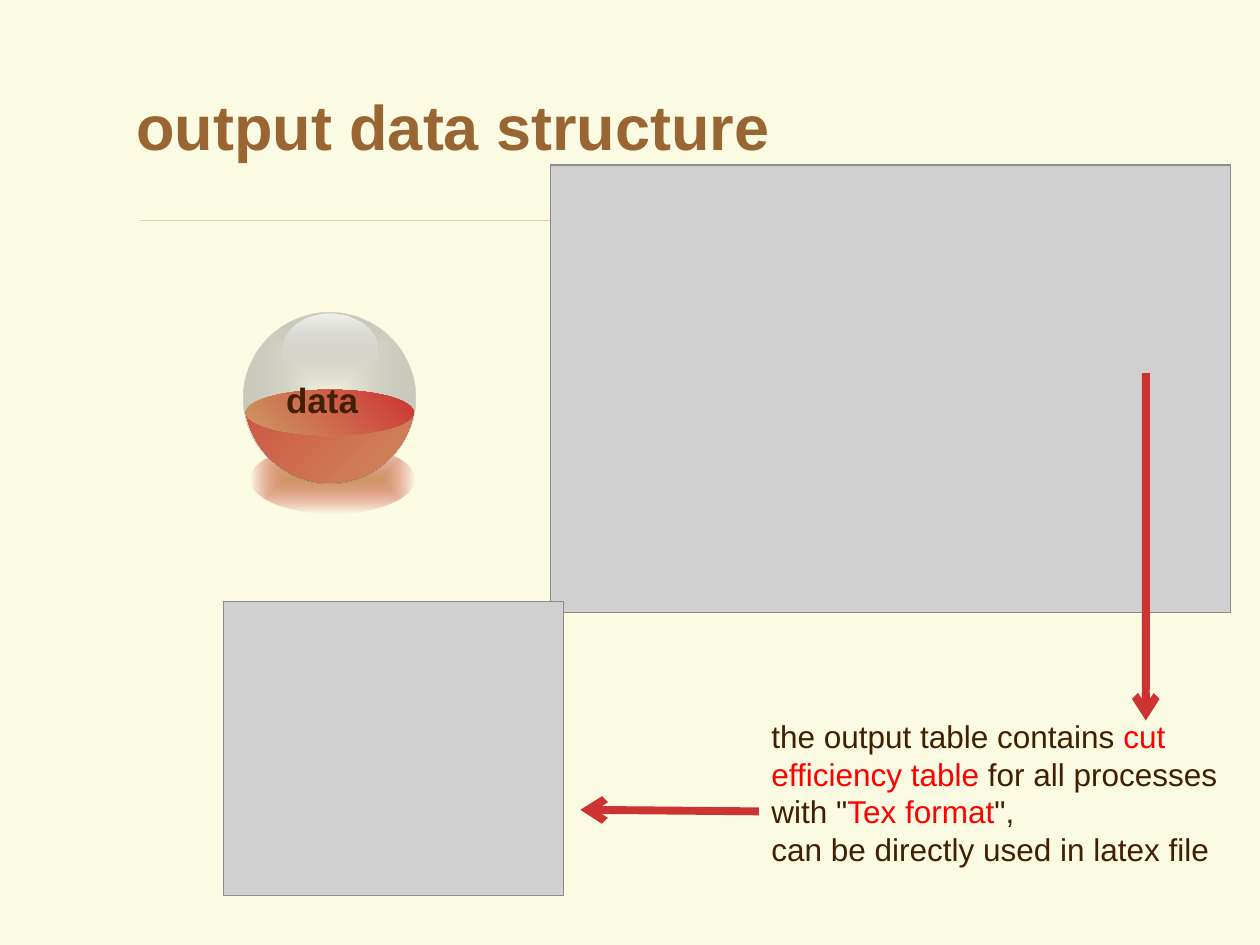
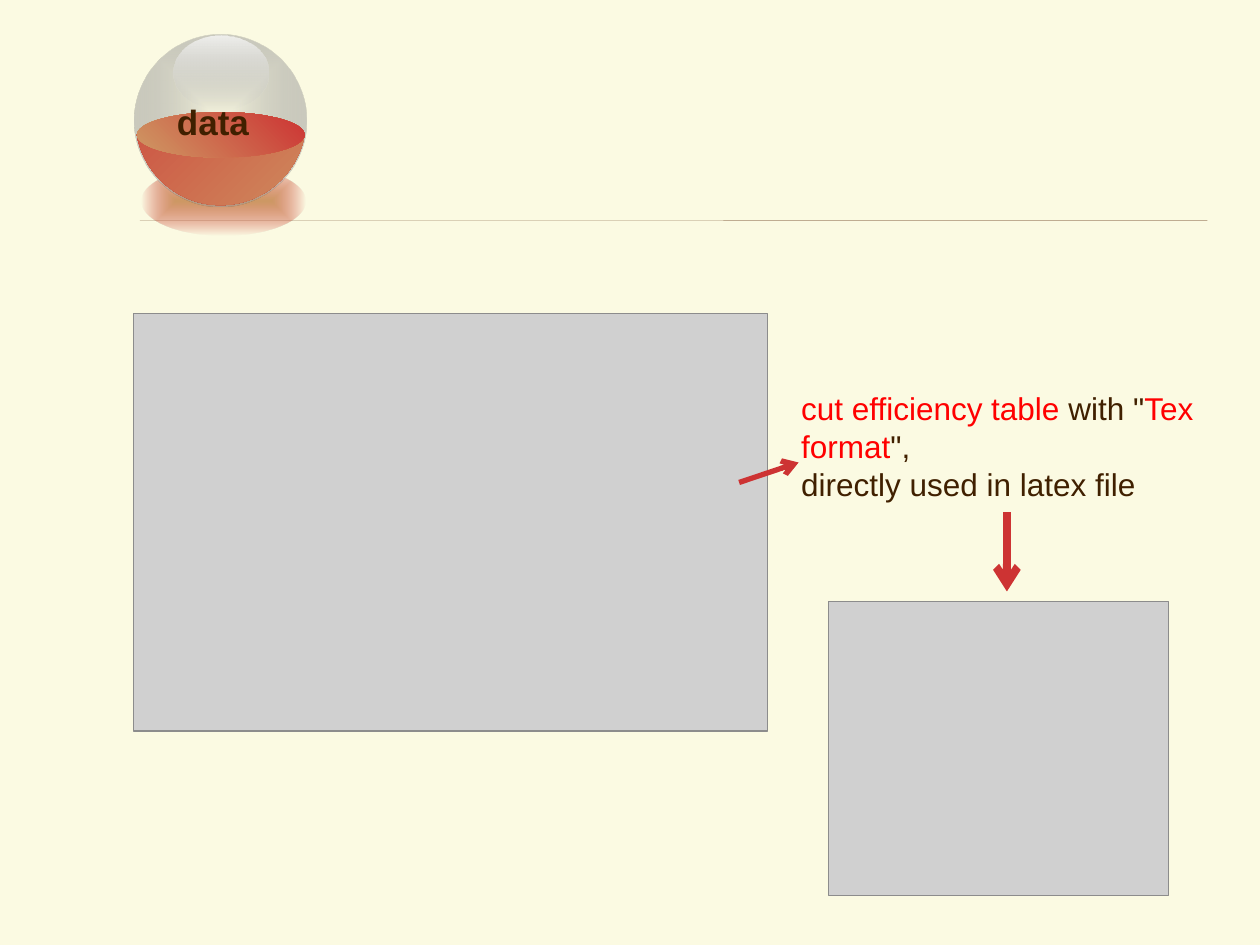
Before and after one commit to YancyW/BASDA, a slide deck: slide 16 of doc/BASDA_Introduction.pptx (slide 22 before the commit). Drawn at 1260x945 pixels with LibreOffice and Linux fonts; fonts in the diff are those of the drawing; grey boxes stand for pictures; background and template pictures are left out. Boxes give left, top, right and bottom in pixels: in the first picture for what was removed or moved away, otherwise in the second. Text is boxed around its words. In the diff, an @@ line names an element or a change of style, - is before the commit and + after.

```diff
--- a/doc/BASDA_Introduction.pptx
+++ b/doc/BASDA_Introduction.pptx
@@ title removed at <box>136,104,769,162</box> @@
-output data structure
@@ 3 ellipses, 1 freeform shape: place and size @@
-3 ellipses, 1 freeform shape at <box>209,277,450,518</box>
+3 ellipses, 1 freeform shape at <box>101,0,341,241</box>
@@ text "data": place and size @@
-text "data" at <box>286,384,358,414</box>
+text "data" at <box>177,107,249,136</box>
@@ ellipse: place and size @@
-ellipse at <box>251,445,415,514</box>
+ellipse at <box>141,166,305,236</box>
@@ picture: place and size @@
-picture at <box>551,165,1231,612</box>
+picture at <box>134,314,767,731</box>
@@ text at <box>801,397,1193,502</box>: text changed @@
-the output table contains cut efficiency table for all processes with "Tex format",
-can be directly used in latex file
+cut efficiency table with "Tex format",
+directly used in latex file
@@ arrow added from (740, 483) to (799, 462), #CD3333 3 pt @@
@@ arrow moved from (1145, 373) - (1145, 721) to (1007, 512) - (1007, 591) @@
@@ picture: place and size @@
-picture at <box>223,601,563,895</box>
+picture at <box>828,601,1168,895</box>
@@ arrow removed from (759, 811) to (581, 810) @@
```
Also in this commit, not shown: 13 other slides changed, 6 slides added, 24 slides removed, 28 other files.
